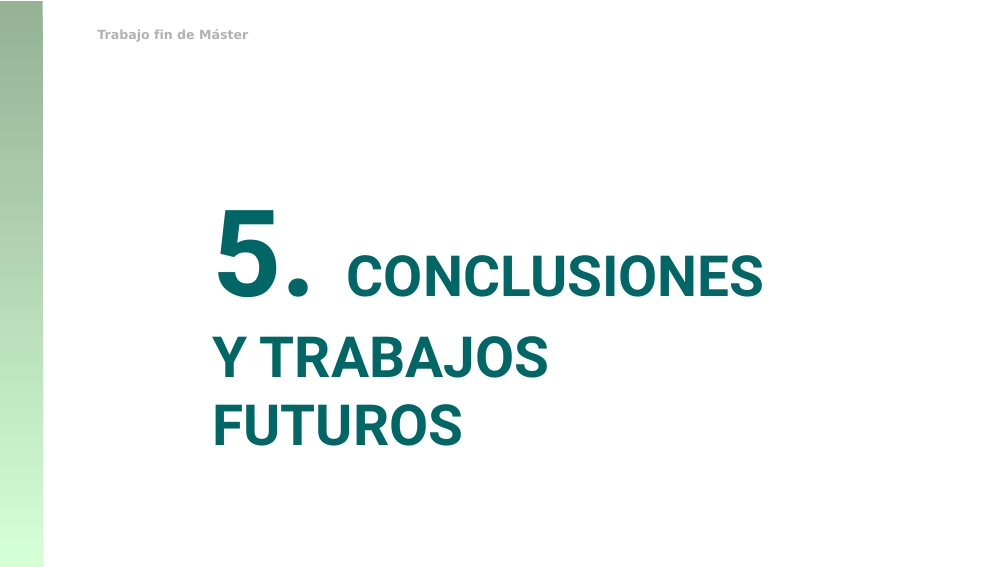
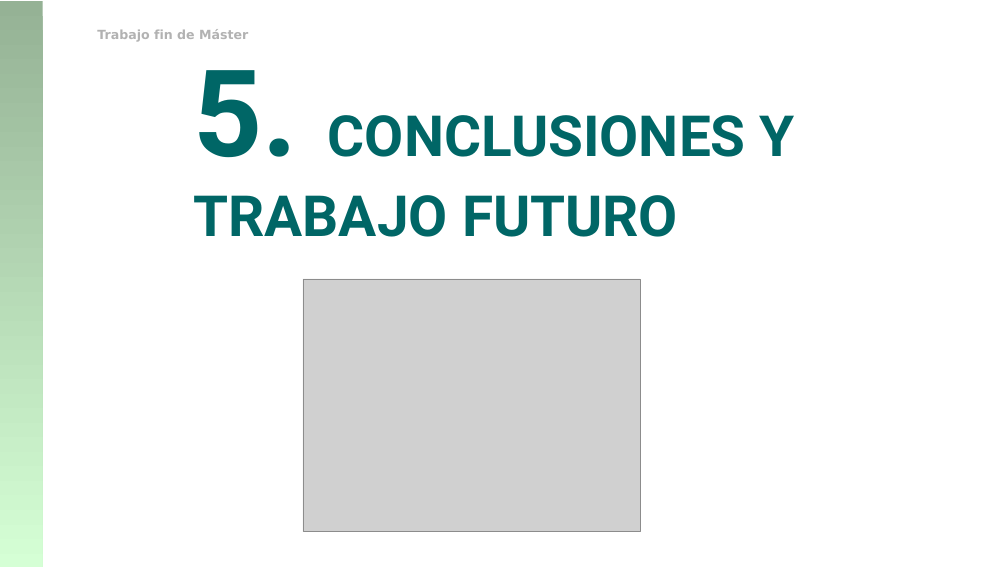
Before and after one commit to franciscorodriguez92/uned-tfm, a slide deck: slide 21 of TFM_Francisco_Rodriguez.pptx (slide 23 before the commit). Drawn at 1008x567 pixels with LibreOffice and Linux fonts; fonts in the diff are those of the drawing; grey boxes stand for pictures; background and template pictures are left out. Boxes give left, top, right and bottom in pixels: in the first picture for what was removed or moved away, otherwise in the second. Text is boxed around its words. In the diff, an @@ line names an element or a change of style, - is before the commit and + after.

```diff
--- a/TFM_Francisco_Rodriguez.pptx
+++ b/TFM_Francisco_Rodriguez.pptx
@@ text at <box>193,70,795,237</box>: text changed @@
-5. CONCLUSIONES Y TRABAJOS FUTUROS
+5. CONCLUSIONES Y TRABAJO FUTURO
@@ picture added at <box>303,279,640,532</box> @@
```
Also in this commit, not shown: 20 other slides changed, 2 slides removed, 1 other file.
